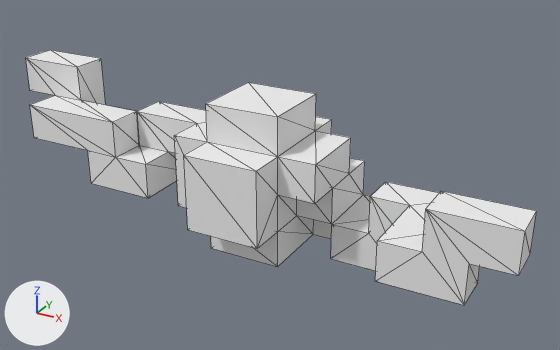
The OBJ model Assets/_Game/Models/Shocker-0-shock.obj as it was, and as the next commit left it.
One viewpoint serves both versions: a camera (50 mm lens) standing at (0.926, -1.591, 3.1) and looking at (0.022, 0.053, 2.277). The axes (+X, +Y, +Z) are drawn at lower left. The lights are the same throughout. Mesh edges are drawn as thin lines. Where no turn or scale is listed for an object, it has been applied to the vertices. Vertices at the same position are counted once.

Before the edit, the objects in view are built like this:
```python
me_shock = bpy.data.meshes.new('shock')
me_shock.from_pydata(...)  # 106 vertices, 210 faces; spans x -0.8..0.7, y -0.2..0.2, z 2.1..2.5
me_shock.materials.append(mat_palette)  # picture img_shocker_0_shock_png
ob_shock = bpy.data.objects.new('shock', me_shock)
ob_shock.location = (0.0, 0.0, 0.0)
```
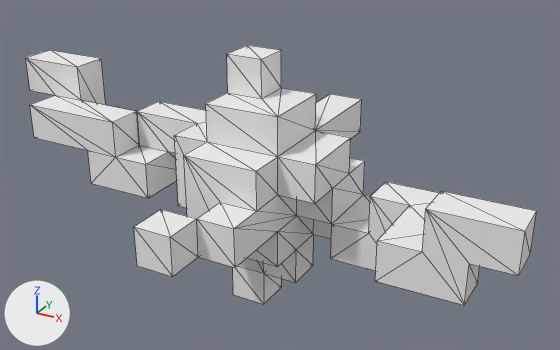
Commit message: Add flashes to shock

The change, as a list of edits to the scene's bpy script:
```text
Change me_shock:
    used by ob_shock; location = (0.0, 0.0, 0.0)
    remove me_shock.from_pydata(...)  # 106 vertices, 210 faces; spans x -0.8..0.7, y -0.2..0.2, z 2.1..2.5
    add me_shock.from_pydata(...)  # 146 vertices, 290 faces; spans x -0.8..0.7, y -0.4..0.4, z 1.9..2.6
    me_shock part 1
    3 vertices are removed from x -0.1..0.1, y -0.2..0.2, z 2.2..2.5
    22 faces are deleted
    22 vertices are added at x -0.1..0.1, y -0.4..0.4, z 2.0..2.6
    5 new vertices lie (-0.1, 0.1, 0.0) away from vertices in x 0.1, y -0.1..0.2, z 2.1..2.5
    6 new vertices lie (0.0, 0.1, 0.0) away from vertices in x -0.1..0.1, y -0.1..0.2, z 2.1..2.5
    5 new vertices lie (0.0, 0.0, -0.1) away from vertices in x 0.0..0.1, y -0.2..0.1, z 2.1..2.4
    5 new vertices lie (0.0, 0.0, -0.1) away from vertices in x -0.1..0.0, y -0.2..0.1, z 2.0..2.3
    102 new faces join them
```

Pixel boxes [x1, y1, x2, y2] of what changed, in the pictures (560 x 350 px):
'shock', reshaped
    before: [26, 50, 536, 305]
    after: [26, 45, 536, 305]
part 1 of me_shock, built on
    before: [184, 83, 332, 266]
    after: [134, 45, 362, 304]
